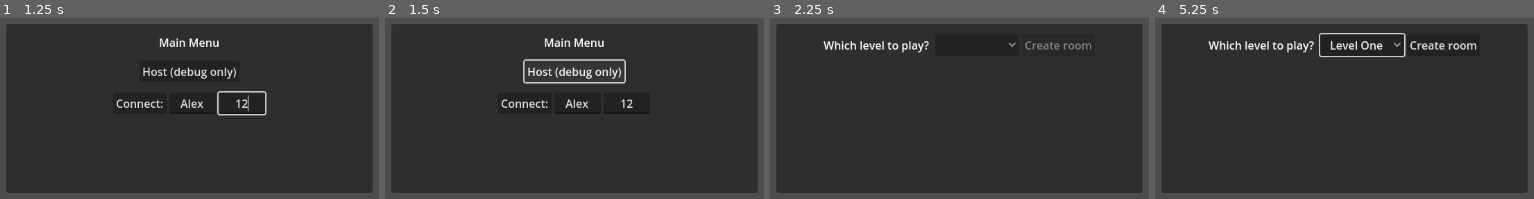
Above: before the commit, frames 1-4 (left to right).
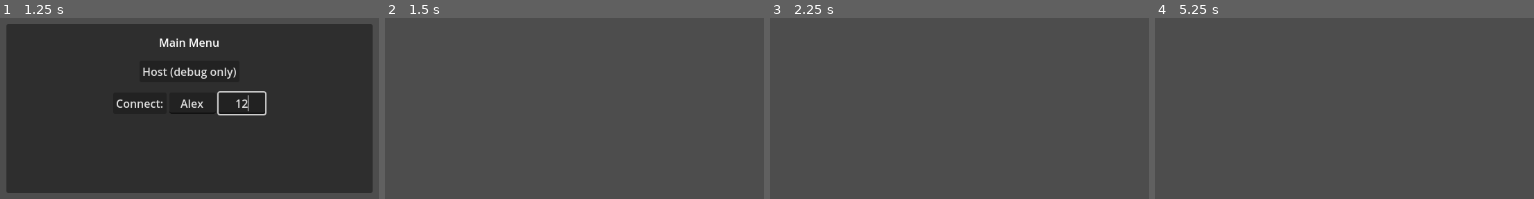
Above: after the commit, the same moments.

Repository: aidan-j-rhoden/plunger
Game: Godot game, scene res://menu/menu.tscn
Same seed, same stepped clock (60 frames per second), same inputs: the game is played once before the commit and once after it.
Inputs (mouse positions are in pixels of both pictures, inside the frame that each line leads up to):
- Up to frame 1 (1.25 s): click (189, 103) at 0.52 s; type "Alex" at 0.6 s; click (250, 103) at 0.75 s; type "12" at 0.83 s
- Up to frame 2 (1.5 s): click "Host (debug only)" at 1.25 s
- Up to frame 3 (2.25 s): click (910, 103) at 2 s, where only the run before the commit has a clickable "Connect:"
- Up to frame 4 (5.25 s): click (1363, 45) at 2.77 s; tap Enter at 3.5, 5 s; move the mouse to (1518, 86) at 3.52 s; hold D (right) 3.53-4.28 s; tap X (crouch) at 3.6, 5.1 s; tap Space (jump) at 3.77, 4.25, 4.52 s; move the mouse to (1185, 130) at 4.27 s; hold S (back) 4.28-5.03 s; click (1185, 130) at 4.35 s; move the mouse to (outside the picture) at 5.02 s; hold D (right) from 5.03 s (still down)

Frame 1 is identical in both runs. In frame 2, 87% of the frame differs, in the area x 1-99%, y 3-97%; in frame 3, 89%; in frame 4, 89%.

Commit message:
Signals wired up for join room button

Diff:
--- /dev/null
+++ b/menu/join_button.gd
@@ -0,0 +1,5 @@
+extends Button
+
+func _on_pressed():
+	if not multiplayer.is_server():
+		print("Party!  This worked, by jove.")
--- a/menu/menu.gd
+++ b/menu/menu.gd
@@ -52,17 +52,18 @@
 				child.queue_free()
 
 		for key in Globals.rooms.keys():
-			var new_room_info = example_room.duplicate()
+			var new_room_info = example_room.duplicate(5)
 			new_room_info.visible = true
 			new_room_info.get_node("level").text = "What level: " + str(Globals.rooms[key]["level"])
 			new_room_info.get_node("players").text = "Players playing: " + str(len(Globals.rooms[key]["players"]))
-			new_room_info.get_node("Button").pressed.connect(_on_join_room_pressed)
 			room_lists.add_child(new_room_info)
 
 		old_room_list = Globals.rooms
 
 
 func _on_host_pressed(): # Start up the server.  This function is automatically called, except for when we are using a debug build.
+	main_menu.hide() # A nice visual way of verifying that the server started
+
 	if make_upnp: # This is a weird way to add port forwarding.  Not all routers support it.
 		upnp = UPNP.new()
 		var discover_result = upnp.discover()
--- a/menu/menu.tscn
+++ b/menu/menu.tscn
@@ -1,8 +1,9 @@
-[gd_scene load_steps=4 format=3 uid="uid://g7jnq4sqs63k"]
+[gd_scene load_steps=5 format=3 uid="uid://g7jnq4sqs63k"]
 
 [ext_resource type="Script" path="res://menu/menu.gd" id="1_gwxu1"]
 [ext_resource type="Script" path="res://menu/create.gd" id="2_77crj"]
 [ext_resource type="PackedScene" uid="uid://dm7gtcyppp7f" path="res://world.tscn" id="2_xu3ik"]
+[ext_resource type="Script" path="res://menu/join_button.gd" id="3_5u84s"]
 
 [node name="menu" type="Control"]
 layout_mode = 3
@@ -140,9 +141,11 @@
 [node name="Button" type="Button" parent="ChoiceMenu/MarginContainer/VBoxContainer/room_lists/example_room"]
 layout_mode = 2
 text = "Join room"
+script = ExtResource("3_5u84s")
 
 [node name="World" parent="." instance=ExtResource("2_xu3ik")]
 
 [connection signal="pressed" from="MainMenu/MarginContainer/VBoxContainer/HBoxContainer2/Host" to="." method="_on_host_pressed"]
 [connection signal="pressed" from="MainMenu/MarginContainer/VBoxContainer/HBoxContainer/connect" to="." method="_on_connect_pressed"]
 [connection signal="pressed" from="ChoiceMenu/MarginContainer/VBoxContainer/rooms/create" to="." method="_on_create_room_pressed"]
+[connection signal="pressed" from="ChoiceMenu/MarginContainer/VBoxContainer/room_lists/example_room/Button" to="ChoiceMenu/MarginContainer/VBoxContainer/room_lists/example_room/Button" method="_on_pressed"]
